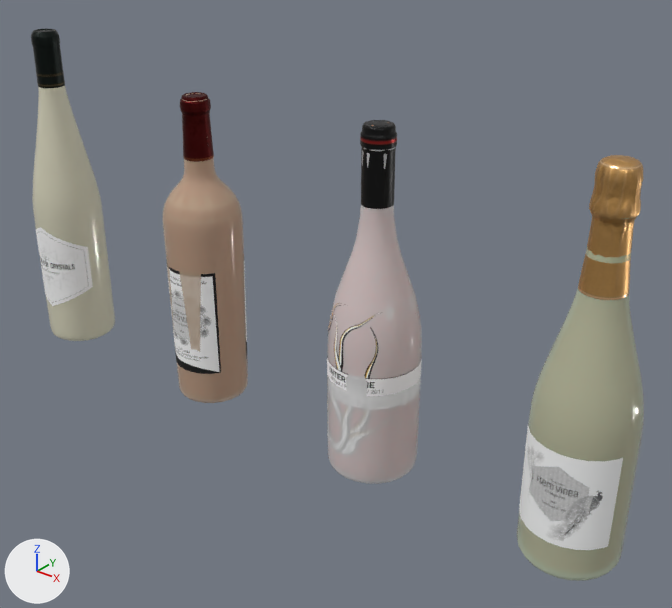
The glTF model assets/models/wine_bottles_01.glb: old version first, new version second.
Both versions are drawn from a camera (50 mm lens) standing at (0.816, -0.559, 0.489) and looking at (0.353, 0.019, 0.131). Every picture has the same lights, and +X, +Y and +Z are marked at lower left. The older version comes first. Where no turn or scale is listed for an object, it has been applied to the vertices. Vertices at exactly the same position are counted once.

The first picture shows 'wine_bottles_01_alsace_mesh', 'wine_bottles_01_bordeaux_mesh', 'wine_bottles_01_burgundy_mesh', 'wine_bottles_01_champagne_mesh'.
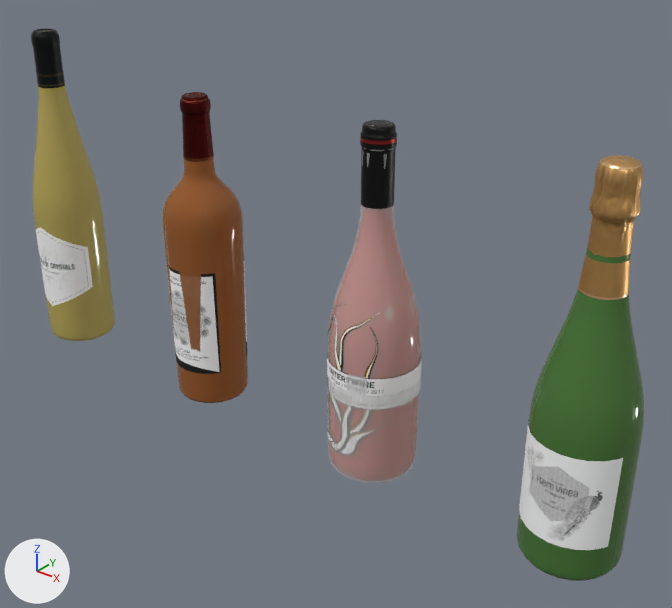
Pixel boxes (x1, y1, x2, y2) of what changed, in the pictures (672 x 608 px):
'wine_bottles_01_champagne_mesh', recoloured (grey to green)
    both: (517, 216, 644, 581)
'wine_bottles_01_burgundy_mesh', recoloured
    both: (327, 145, 422, 481)
'wine_bottles_01_bordeaux_mesh', recoloured (darker)
    both: (162, 92, 248, 403)
'wine_bottles_01_alsace_mesh', recoloured (grey to yellow)
    both: (32, 83, 115, 341)
part 1 of me_circle_005, recoloured (grey to yellow)
    both: (32, 85, 115, 341)
part 2 of me_circle_008, recoloured
    before: (327, 146, 422, 484)
part 3 of me_circle_012, recoloured (grey to green)
    both: (517, 218, 644, 581)

Diff of the bpy script that builds the scene:
```diff
--- a/assets/models/wine_bottles_01.glb.py
+++ b/assets/models/wine_bottles_01.glb.py
@@ mat_wine_bottles_01_glass_orange @@
 n1 = _N.new('ShaderNodeOutputMaterial'); n1.name = 'Material Output'
+n10 = _N.new('ShaderNodeMix'); n10.name = 'Mix'
+n10.data_type = 'RGBA'
+n10.blend_type = 'MULTIPLY'
+n10.inputs[0].default_value = 1.0  # 'Factor'
+n10.inputs[7].default_value = (0.45, 0.2, 0.06, 1.0)  # 'B', orange #b37c45
 n2 = _N.new('ShaderNodeMath'); n2.name = 'Math'
 n2.operation = 'MULTIPLY'
-n2.inputs[1].default_value = 0.55  # 'Value'
+n2.inputs[1].default_value = 0.82  # 'Value'
 n3 = _N.new('ShaderNodeTexImage'); n3.name = 'Image Texture'
@@ mat_wine_bottles_01_glass_orange @@
 n0 = _N.new('ShaderNodeBsdfPrincipled'); n0.name = 'Principled BSDF'
 _L.new(n2.outputs[0], n0.inputs[4])  # 'Value' to 'Alpha'
-_L.new(n3.outputs[0], n0.inputs[0])  # 'Color' to 'Base Color'
 _L.new(n3.outputs[1], n2.inputs[0])  # 'Alpha' to 'Value'
@@ mat_wine_bottles_01_glass_orange @@
 _L.new(n9.outputs[0], n8.inputs[1])  # 'Color' to 'Color'
+_L.new(n10.outputs[2], n0.inputs[0])  # 'Result' to 'Base Color'
+_L.new(n3.outputs[0], n10.inputs[6])  # 'Color' to 'A'
@@ mat_wine_bottles_01_glass_green @@
+mat_wine_bottles_01_glass_green = bpy.data.materials.new('wine_bottles_01_glass_green')
+# colours: green #55864b
+# uses the picture img_wine_bottles_01_diff
+# uses the picture img_wine_bottles_01_metal_wine_bottles_01_rough
+# uses the picture img_wine_bottles_01_nor_gl
@@ mat_wine_bottles_01_glass_clear @@
+mat_wine_bottles_01_glass_clear = bpy.data.materials.new('wine_bottles_01_glass_clear')
+# colours: white #f6f8f6
+# uses the picture img_wine_bottles_01_diff
+# uses the picture img_wine_bottles_01_metal_wine_bottles_01_rough
+# uses the picture img_wine_bottles_01_nor_gl
@@ mat_wine_bottles_01_glass_yellow @@
+mat_wine_bottles_01_glass_yellow = bpy.data.materials.new('wine_bottles_01_glass_yellow')
+# colours: yellow #c4b361
+# uses the picture img_wine_bottles_01_diff
+# uses the picture img_wine_bottles_01_metal_wine_bottles_01_rough
+# uses the picture img_wine_bottles_01_nor_gl
@@ me_circle_005 @@
 me_circle_005.from_pydata(...)  # 2442 vertices, 4812 faces; spans x -0.036..0.036, y -0.036..0.036, z -0.166..0.166
 # used by ob_wine_bottles_01_alsace_mesh; location = (0.0, 0.0, 0.166)
+# me_circle_005 part 1: all 2604 faces that had it switch from mat_wine_bottles_01_glass_orange to mat_wine_bottles_01_glass_yellow
 me_circle_005.materials.append(mat_wine_bottles_01_seal_cork)
@@ me_circle_008 @@
 me_circle_008.from_pydata(...)  # 2040 vertices, 3994 faces; spans x -0.04..0.04, y -0.04..0.04, z -0.153..0.153
 # used by ob_wine_bottles_01_burgundy_mesh; location = (0.41, 0.0, 0.153)
+# me_circle_008 part 2: all 2126 faces that had it switch from mat_wine_bottles_01_glass_orange to mat_wine_bottles_01_glass_clear
 me_circle_008.materials.append(mat_wine_bottles_01_seal_cork)
@@ me_circle_012 @@
 me_circle_012.from_pydata(...)  # 2592 vertices, 5112 faces; spans x -0.04..0.04, y -0.04..0.04, z -0.158..0.158
 # used by ob_wine_bottles_01_champagne_mesh; location = (0.6, 0.0, 0.158)
+# me_circle_012 part 3: all 2724 faces that had it switch from mat_wine_bottles_01_glass_orange to mat_wine_bottles_01_glass_green
 me_circle_012.materials.append(mat_wine_bottles_01_seal_cork)
```
